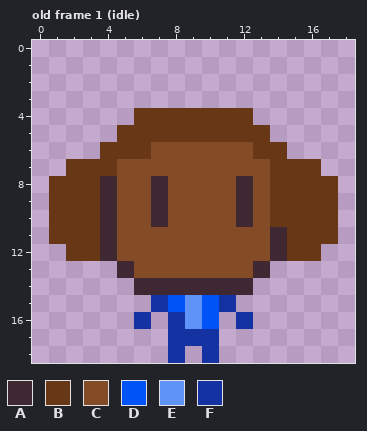
One commit to this pixel-art file: sprites/characters.aseprite. This is how it looked before the edit.
19x19 pixels, 4 frames. Shown: old frame 1 (idle). The commit also changed other frames, which this record leaves out.
Palette (. is transparent): A #3f2832  B #673716  C #834c27  D #0053f6  E #6093f7  F #1532a3
Pixels before, old frame 1 (idle), first column x 1:
 4 .....BBBBBBB.....
 5 ....BBBBBBBBB....
 6 ...BBBCCCCCCBB...
 7 .BBBCCCCCCCCCBBB.
 8 BBBACCACCCCACBBBB
 9 BBBACCACCCCACBBBB
10 BBBACCACCCCACBBBB
11 BBBACCCCCCCCCABBB
12 .BBACCCCCCCCCABB.
13 ....ACCCCCCCA....
14 .....AAAAAAA.....
15 ......FDEDF......
16 .....F.FED.F.....
17 .......FFF.......
18 .......F.F.......
And afterwards:
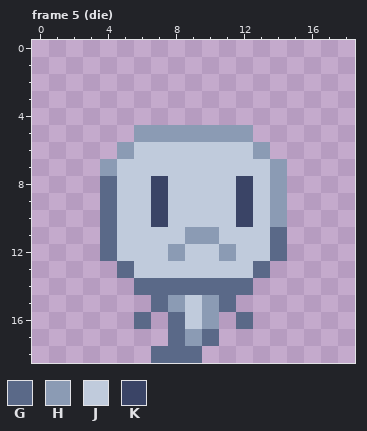
Colours new in this view: G #5a6988  H #8b9bb4  J #c0cbdc  K #3a4466
A new or re-ordered frame is compared with the old frame closest to it.
Change:
frames 4 -> 13
Changed rows in their new state; - is an unchanged pixel.
Frame 5 (die) is new; against old frame 1 (idle):
first column x 1:
 4 -----.......-----
 5 ----.HHHHHHH.----
 6 ---.HJJJJJJJH.---
 7 -..HJJJJJJJJJH..-
 8 ...GJJKJJJJKJH...
 9 ...GJJKJJJJKJH...
10 ...GJJKJJJJKJH...
11 ...GJJJJHHJJJG...
12 -..GJJJHJJHJJG..-
13 ----GJJJJJJJG----
14 -----GGGGGGG-----
15 ------GHJHG------
16 -----G-GJH-G-----
17 -------GHG-------
18 ------GGG.-------
